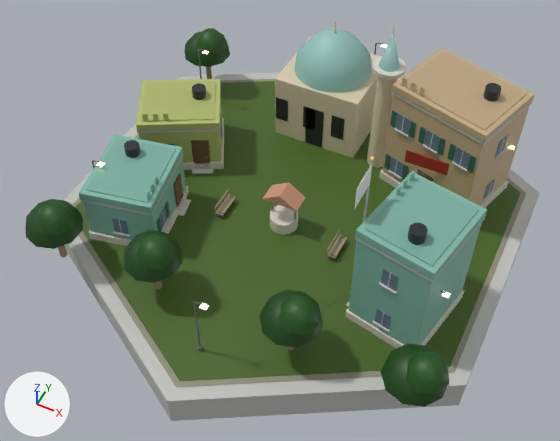
The glTF model native/godot/assets/art/blender/villageCenter_india.glb, before and after one commit.
The view is the same before and after, from a camera (50 mm lens) standing at (11.1, -24.2, 28.6) and looking at (0.2, -2.5, 1.4). The lights are fixed; the arrows at lower left show +X, +Y and +Z. The picture after the commit comes second. Vertices at exactly the same position are counted once.

Names of what the first picture shows: 'copper', 'dark', 'glass', 'glow_warm', 'leaf', 'paint', 'pavers', 'plaster', 'roof_tile', 'stone', 'turf', 'wall_concrete', 'wood' and 4 more.
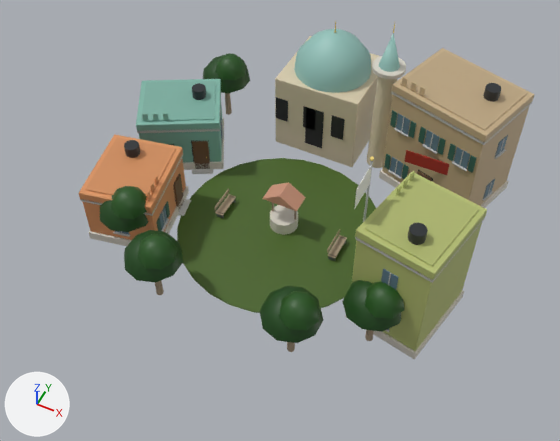
Pixel boxes (x1, y1, x2, y2) of what changed, in the pictures (560 x 441 px; the box of a moved part takes in the faces that stretch with it):
'turf', reshaped (55% narrower, 48% shorter)
    before: (75, 81, 520, 381)
    after: (177, 158, 376, 313)
'leaf', reshaped (28% narrower, 23% shorter)
    before: (25, 28, 449, 407)
    after: (100, 53, 405, 343)
'wall_concrete', reshaped
    before: (64, 72, 540, 421)
    after: (80, 92, 532, 332)
'pavers', deleted
    before: (72, 79, 526, 387)
'wood', reshaped (23% narrower, 24% shorter)
    before: (58, 67, 477, 406)
    after: (155, 93, 477, 352)
'glow_warm', deleted
    before: (96, 44, 515, 310)
part 1 of me_leaf, moved or reshaped
    before: (259, 290, 323, 348)
    after: (260, 286, 323, 343)
part 2 of me_leaf, moved or reshaped
    before: (279, 295, 320, 335)
    after: (279, 291, 320, 330)
part 3 of me_leaf, moved or reshaped
    before: (25, 199, 83, 249)
    after: (100, 187, 148, 232)
part 4 of me_leaf, moved or reshaped
    before: (35, 202, 76, 236)
    after: (111, 186, 147, 219)
part 5 of me_leaf, moved or reshaped
    before: (381, 343, 449, 407)
    after: (342, 280, 401, 332)
part 6 of me_leaf, moved or reshaped
    before: (406, 351, 449, 394)
    after: (365, 281, 405, 319)
part 7 of me_leaf, moved or reshaped
    before: (184, 31, 230, 67)
    after: (203, 55, 250, 93)
part 8 of me_leaf, moved or reshaped
    before: (196, 28, 226, 54)
    after: (215, 53, 247, 80)
part 9 of me_plaster, recoloured
    both: (136, 79, 222, 162)
part 10 of me_plaster, recoloured (cyan to orange)
    both: (79, 134, 186, 240)
part 11 of me_plaster, recoloured
    both: (352, 171, 487, 345)
part 12 of me_turf, deleted (green)
    before: (75, 81, 520, 381)
part 13 of me_wall_concrete, deleted
    before: (64, 72, 540, 421)
part 14 of me_wood, moved or reshaped
    before: (287, 346, 295, 351)
    after: (287, 342, 295, 352)
part 15 of me_wood, moved or reshaped (not visible afterwards)
    before: (58, 245, 67, 257)
part 16 of me_wood, moved or reshaped (not visible before)
    after: (365, 330, 374, 341)
part 17 of me_wood, moved or reshaped
    before: (206, 67, 212, 79)
    after: (225, 93, 232, 115)
part 18 of me_wood, moved or reshaped
    before: (154, 281, 162, 290)
    after: (155, 281, 164, 295)

The change, as a diff of the scene's bpy script:
```diff
--- a/native/godot/assets/art/blender/villageCenter_india.glb.py
+++ b/native/godot/assets/art/blender/villageCenter_india.glb.py
@@ me_leaf @@
-me_leaf.from_pydata(...)  # 330 vertices, 550 faces; spans x -10.1..10.1, y -9.3..7.7, z 2.2..3.9
+me_leaf.from_pydata(...)  # 330 vertices, 550 faces; spans x -8.0..7.5, y -8.9..6.2, z 2.2..3.9
+# me_leaf part 1: the loose piece of 41 vertices spanning x 2.1..4.7, y -9.1..-6.5, z 2.2..3.4 is moved by (-0.1, 0.2, 0.0)
+# me_leaf part 2: the loose piece of 25 vertices spanning x 3.0..4.7, y -8.9..-7.1, z 3.0..3.9 is moved by (-0.1, 0.2, 0.0)
+# me_leaf part 3: the loose piece of 41 vertices spanning x -9.7..-7.1, y -9.3..-6.7, z 2.2..3.4 is moved by (2.4, 2.3, 0.0)
+# me_leaf part 4: the loose piece of 25 vertices spanning x -8.8..-7.1, y -9.1..-7.3, z 3.0..3.9 is moved by (2.4, 2.3, 0.0)
+# me_leaf part 5: the loose piece of 41 vertices spanning x 7.5..10.1, y -9.3..-6.7, z 2.2..3.4 is moved by (-2.7, 2.4, 0.0)
+# me_leaf part 6: the loose piece of 25 vertices spanning x 8.4..10.1, y -9.1..-7.3, z 3.0..3.9 is moved by (-2.7, 2.4, 0.0)
+# me_leaf part 7: the loose piece of 41 vertices spanning x -10.1..-7.5, y 5.1..7.7, z 2.2..3.4 is moved by (2.1, -1.5, 0.0)
+# me_leaf part 8: the loose piece of 25 vertices spanning x -9.2..-7.5, y 5.3..7.1, z 3.0..3.9 is moved by (2.1, -1.5, 0.0)
 me_leaf.materials.append(mat_leaf)
@@ me_plaster @@
-me_plaster.from_pydata(...)  # 372 vertices, 640 faces; spans x -9.8..9.1, y -6.6..8.4, z 0.1..6.6
+me_plaster.from_pydata(...)  # 372 vertices, 640 faces; spans x -9.8..9.1, y -6.6..8.4, z -0.5..6.6
+# me_plaster part 9: 136 faces centred in x -9.8..-4.6, y -1.5..3.5, z 0.6..3.7 are repainted in the vertex colours; the middle colour goes from green #c8d890 to cyan #90d0d0
+# me_plaster part 10: 136 faces centred in x -8.7..-4.5, y -6.5..-1.9, z 0.6..3.7 are repainted in the vertex colours; the middle colour goes from cyan #90d0d0 to orange #f0a878
+# me_plaster part 11: 136 faces centred in x 4.9..9.1, y -5.9..-1.3, z 0.6..6.4 are repainted in the vertex colours; the middle colour goes from cyan #90d0d0 to green #c8d890
+# edits to the shape of me_plaster do not show in these pictures
 me_plaster.materials.append(mat_plaster)
@@ me_turf @@
-me_turf.from_pydata(...)  # 68 vertices, 128 faces; spans x -9.8..9.8, y -11.3..11.3, z 0.1..0.2
+me_turf.from_pydata(...)  # 56 vertices, 108 faces; spans x -5.0..5.0, y -7.0..3.0, z 0.1..0.2
+# me_turf part 12: the loose piece of 12 vertices spanning x -9.8..9.8, y -11.3..11.3, z 0.1..0.2 is deleted
 me_turf.materials.append(mat_turf)
@@ me_wall_concrete @@
-me_wall_concrete.from_pydata(...)  # 908 vertices, 1604 faces; spans x -10.7..10.7, y -12.3..12.3, z -1.6..5.8
+me_wall_concrete.from_pydata(...)  # 896 vertices, 1584 faces; spans x -9.8..9.1, y -6.6..7.2, z 0.1..5.8
+# me_wall_concrete part 13: the loose piece of 12 vertices spanning x -10.7..10.7, y -12.3..12.3, z -1.6..0.1 is deleted
 me_wall_concrete.materials.append(mat_wall_concrete)
@@ me_wood @@
-me_wood.from_pydata(...)  # 382 vertices, 624 faces; spans x -9.0..9.0, y -8.2..6.6, z 0.1..4.7
+me_wood.from_pydata(...)  # 382 vertices, 624 faces; spans x -7.9..7.7, y -7.8..5.1, z -0.2..4.7
+# me_wood part 14: the loose piece of 14 vertices spanning x 3.2..3.6, y -8.0..-7.6, z 0.2..2.6 is scaled about its middle by (1, 1, 1.19), then moved by (-0.1, 0.2, -0.2)
+# me_wood part 15: the loose piece of 14 vertices spanning x -8.6..-8.2, y -8.2..-7.8, z 0.2..2.6 is scaled about its middle by (1, 1, 1.19), then moved by (2.4, 2.3, -0.2)
+# me_wood part 16: the loose piece of 14 vertices spanning x 8.6..9.0, y -8.2..-7.8, z 0.2..2.6 is scaled about its middle by (1, 1, 1.19), then moved by (-2.7, 2.4, -0.2)
+# me_wood part 17: the loose piece of 14 vertices spanning x -9.0..-8.6, y 6.2..6.6, z 0.2..2.6 is scaled about its middle by (1, 1, 1.19), then moved by (2.1, -1.5, -0.2)
+# me_wood part 18: 7 of 382 vertices moved; they spanned x -3.6..-3.2, y -7.8..-7.4, z 0.2 and now span x -3.6..-3.2, y -7.7..-7.4, z -0.2; mean shift (0.0, 0.0, -0.4); largest move (-3.4, -7.4, 0.2) -> (-3.4, -7.4, -0.2)
 me_wood.materials.append(mat_wood)
@@ ob_glow_warm @@
-ob_glow_warm = bpy.data.objects.new('glow_warm', me_glow_warm)
@@ ob_pavers @@
-ob_pavers = bpy.data.objects.new('pavers', me_pavers)
```
